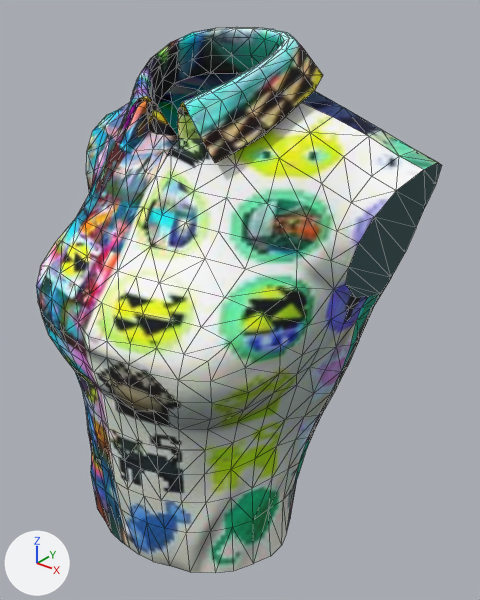
Two versions of the glTF model lego-domino-avatar/mdl/av_irina_body.glb, one commit apart.
Before and after are seen from a 50 mm camera at (0.339, -0.407, 0.082) aimed at (0.028, -0.019, -0.159). The lights are fixed; the arrows at lower left show +X, +Y and +Z. Mesh edges are drawn as thin lines.

Objects in the first picture: 'Wolf3D_Outfit_Top.001'.
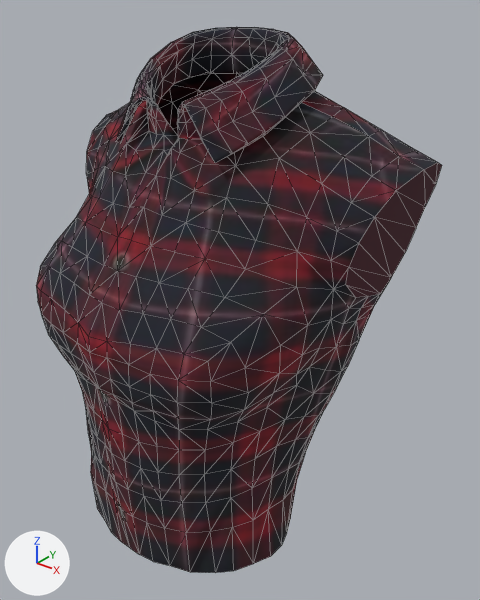
The newer file is also rescaled (x2.0), turned or shifted as a whole; pictures and numbers use the older file's frame.

Pixel boxes [x1, y1, x2, y2] of what changed, in the pictures (480 x 600 px):
'Wolf3D_Outfit_Top.001', surface changed
    both: [36, 27, 442, 573]

What changed in the scene script:
```text
Add img_outfit_f_office_03:
    img_outfit_f_office_03 = load_image('outfit-f-office-03', '_unpacked/outfit-f-office-03', 512, 512, 'sRGB')
Change mat_wolf3d_outfit_top_001:
    where n2 = _N.new('ShaderNodeTexImage'); n2.name = 'Image Texture'
    n2.image: img_outfit_f_office_03_v2_top_d -> img_outfit_f_office_03
```
